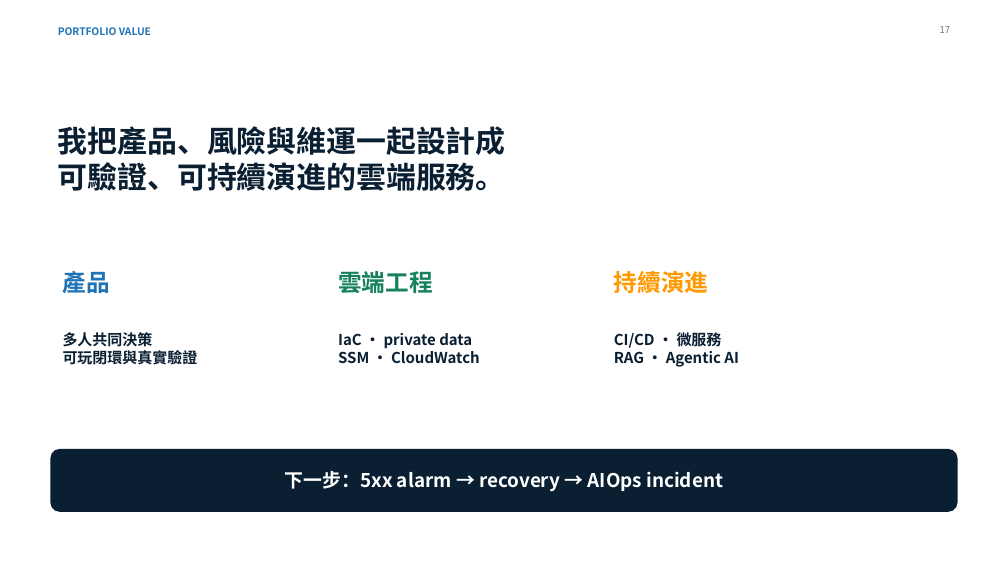
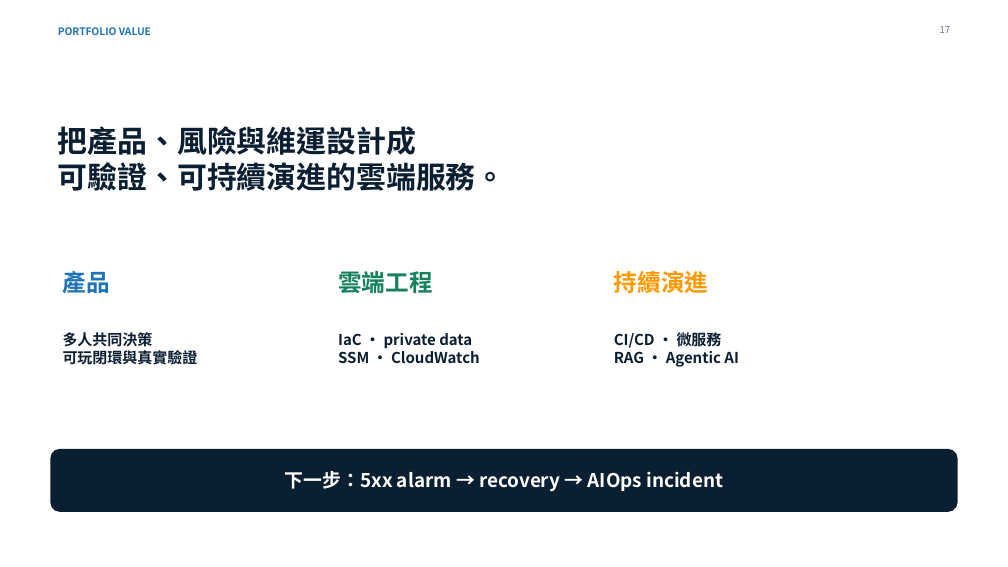
Before and after one commit to ChaoMing0815/AWS-cloud-lab, a slide deck: slide 17 of docs/presentations/2026-08-24-project-showcase-extended-v3.pptx. Drawn at 1008x567 pixels with LibreOffice and Linux fonts; fonts in the diff are those of the drawing. Boxes give left, top, right and bottom in pixels: in the first picture for what was removed or moved away, otherwise in the second. Text is boxed around its words. In the diff, an @@ line names an element or a change of style, - is before the commit and + after.

```diff
--- a/docs/presentations/2026-08-24-project-showcase-extended-v3.pptx
+++ b/docs/presentations/2026-08-24-project-showcase-extended-v3.pptx
@@ text at box(58, 126, 416, 155): text changed @@
-我把產品、風險與維運一起設計成
+把產品、風險與維運設計成
```
Also in this commit, not shown: 2 slides added, 2 slides removed.
